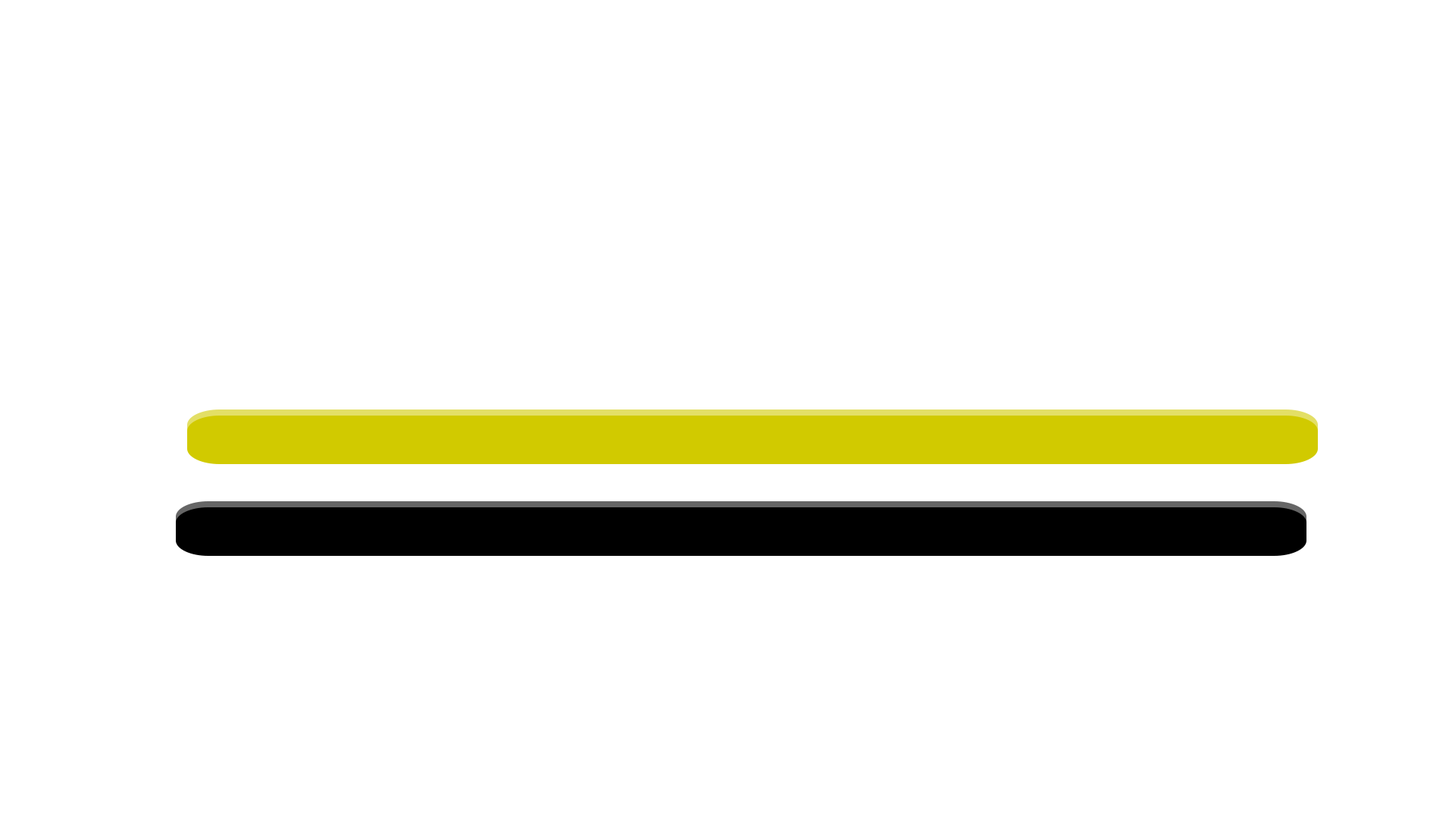
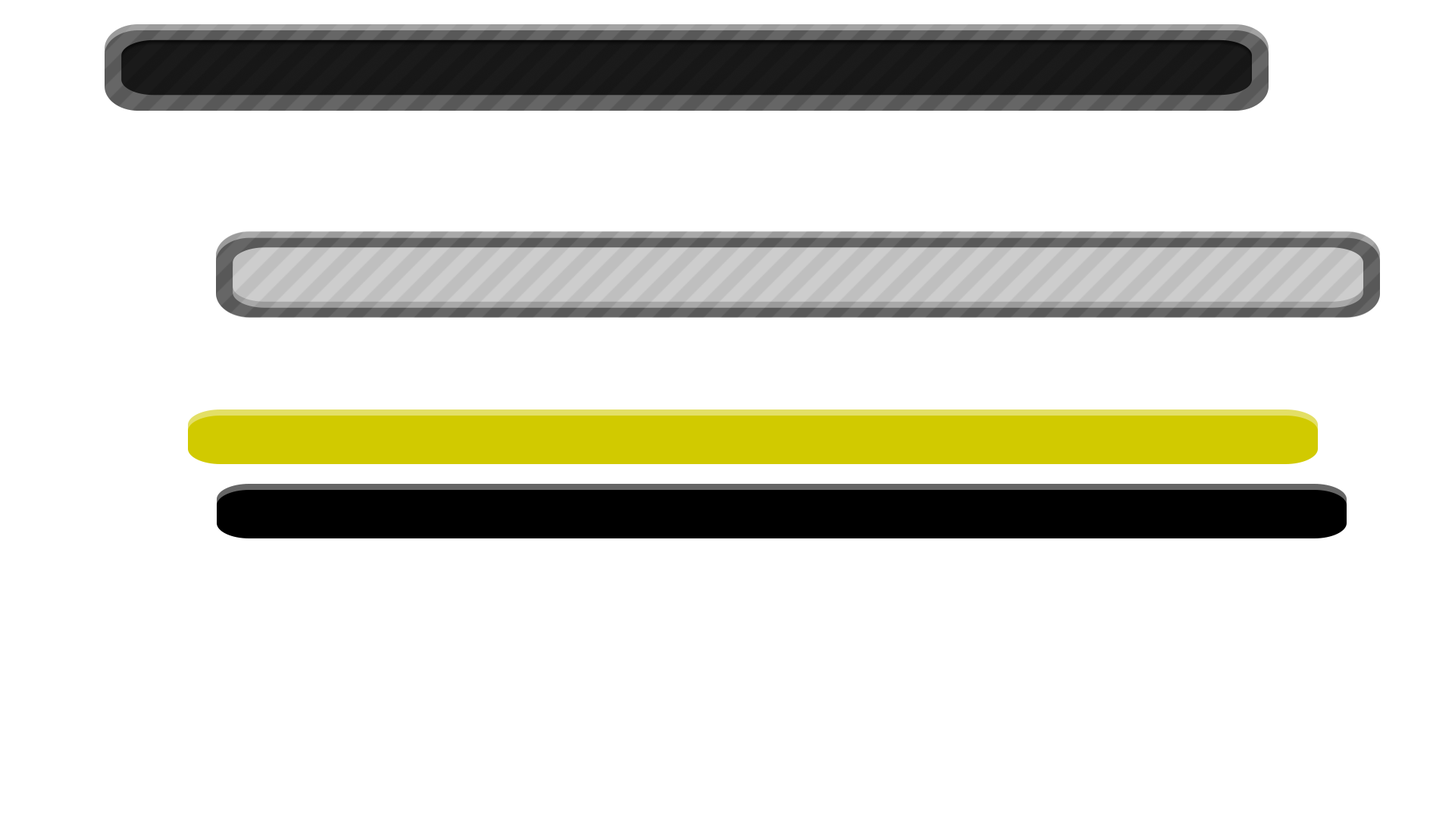
Two versions of the same layered image (1455px x 819px). Layer-by-layer changes:
showed group "Frame Grp" (2 layers) over <box>216,231,1381,318</box>
painted on "Unfilled" over <box>175,483,1347,556</box>
painted on "Filled" over <box>187,409,220,464</box>
showed group "Combined Grp for Sizing" (2 layers) over <box>104,24,1269,111</box>
